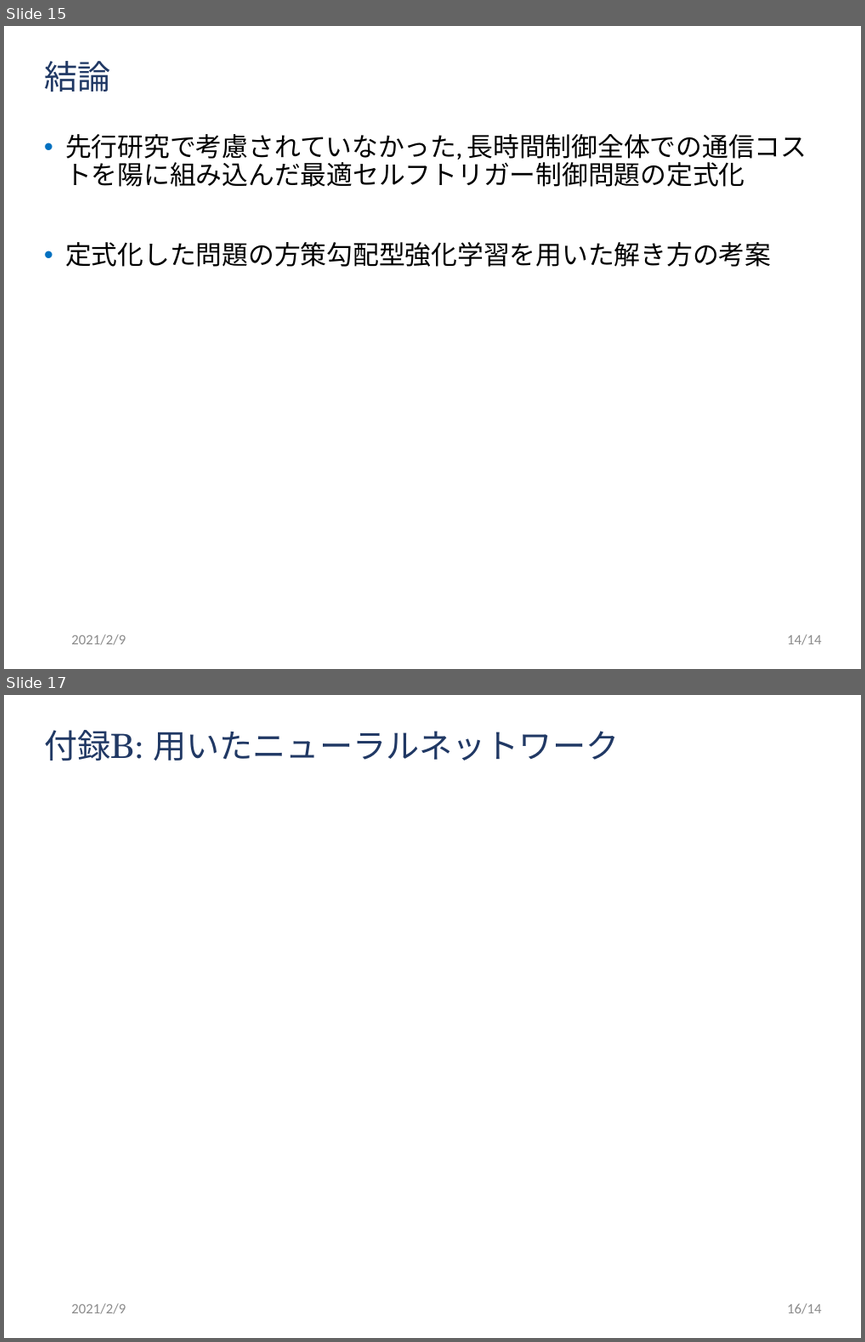
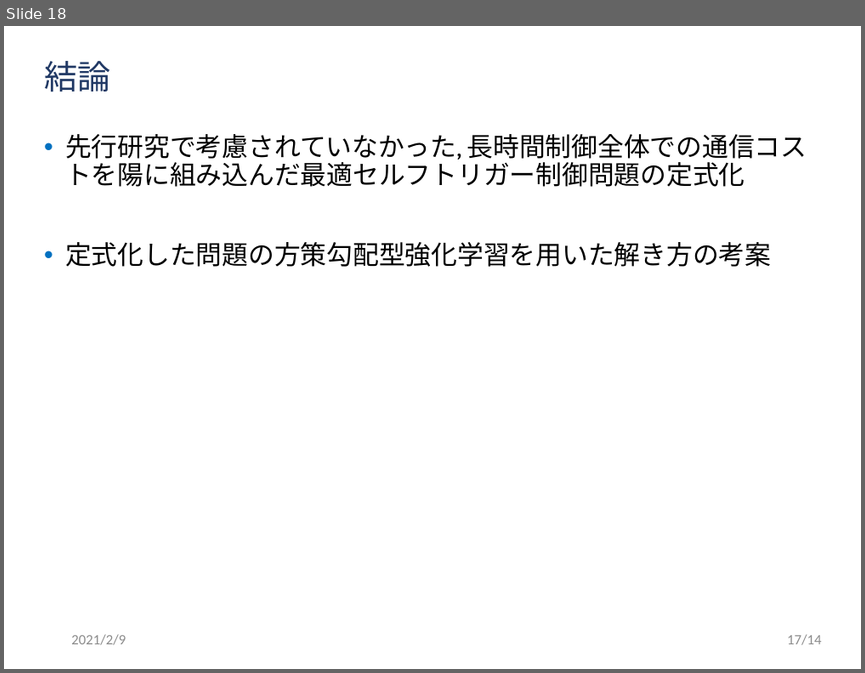
Before and after one commit to ibuki1024/thesis, a slide deck: slide/master.pptx. Shown one above the other, each under a label of ours: slides 15 and 17 before the commit, slide 18 after it; the slides between them are not shown. The pictures are 865x1342 and 865x673 pixels, drawn with LibreOffice and Linux fonts; fonts in the diff are those of the drawing; background and template pictures are left out. Boxes give left, top, right and bottom in pixels: in the first picture for what was removed or moved away, otherwise in the second. Text is boxed around its words. In the diff, an @@ line names an element or a change of style, - is before the commit and + after.

```diff
--- a/slide/master.pptx
+++ b/slide/master.pptx
@@ slide 17 removed at (x1=4, y1=695, x2=861, y2=1338), background #FFFFFF @@
@@ title removed at (x1=44, y1=730, x2=619, y2=761) @@
-付録B: 用いたニューラルネットワーク
@@ text removed at (x1=71, y1=1303, x2=126, y2=1314) @@
-2021/2/9
@@ page number removed at (x1=787, y1=1303, x2=821, y2=1314) @@
-16/14
@@ what was slide 15 is now slide 18 @@
@@ page number at (x1=787, y1=634, x2=821, y2=645): text changed @@
-14/14
+17/14
```
Also in this commit, not shown: 6 slides changed, 4 slides added, 4 other files.
